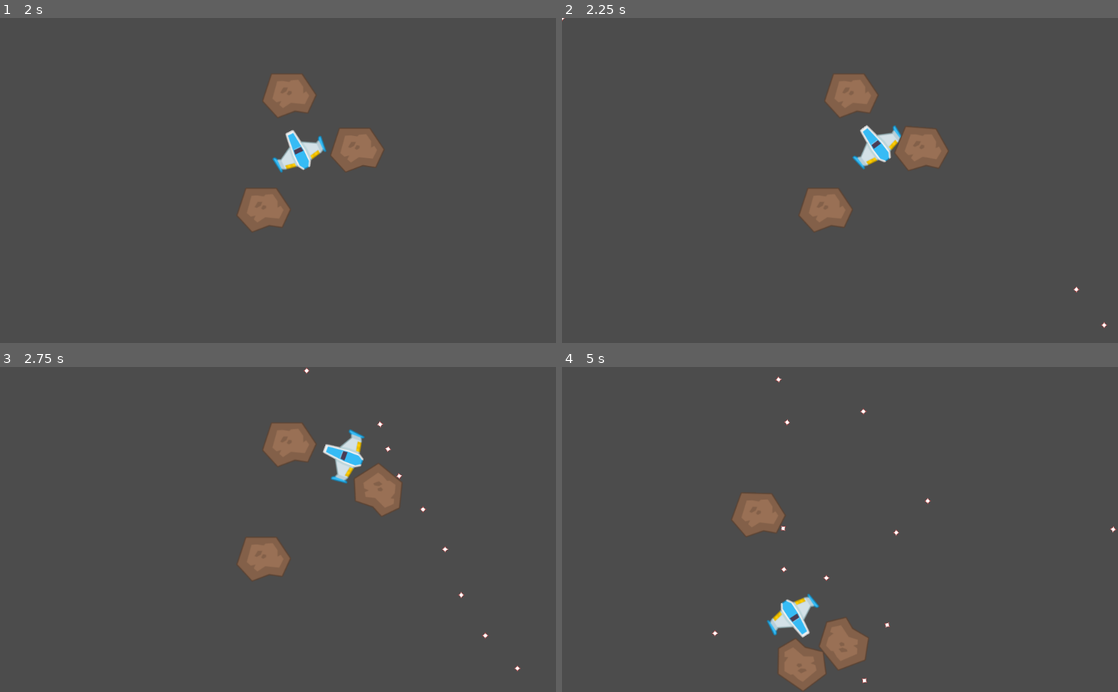
Above: before the commit, frames 1-4 (two rows, left to right).
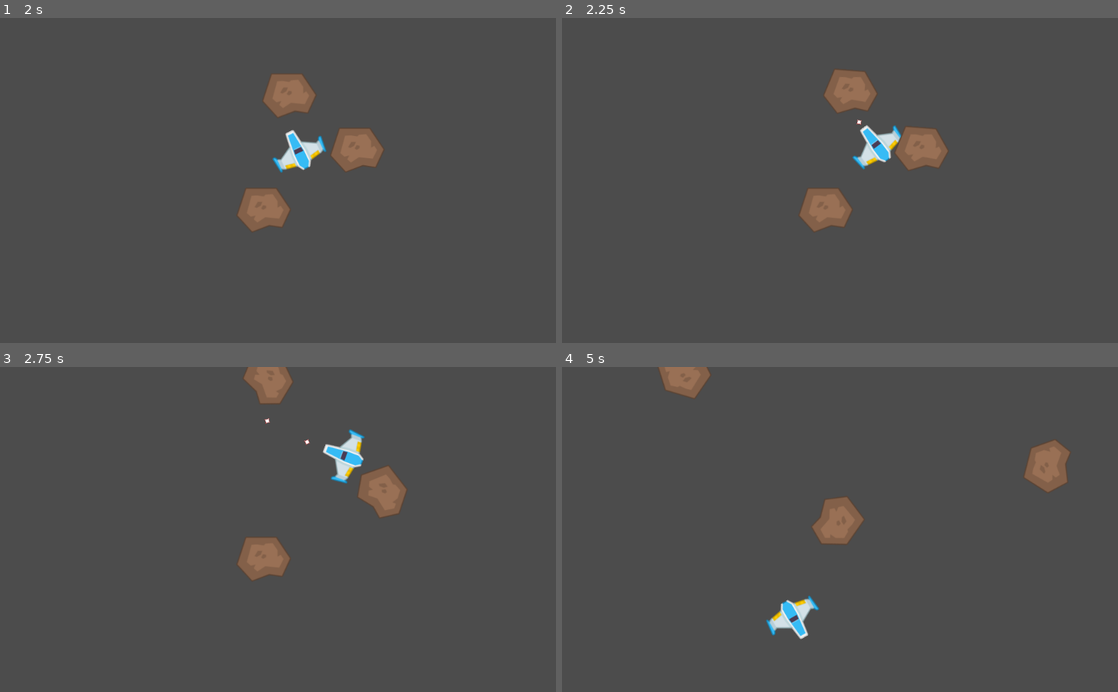
Above: after the commit, the same moments.

Repository: cgrooves/azteroids
Game: Godot game, scene res://src/MainGame.tscn
Same seed, same stepped clock (60 frames per second), same inputs: the game is played once before the commit and once after it.
Inputs:
- Up to frame 1 (2 s): tap Enter at 0.5 s; hold Up (booster_forward) 0.53-1.28 s; hold Left (booster_port) 0.53-1.28 s; tap Right (booster_stbd) at 1.35 s
- Up to frame 2 (2.25 s): hold Up (booster_forward) from 2.03 s (still down); hold Space (fire) from 2.03 s (still down)
- Up to frame 3 (2.75 s): keep holding Up (booster_forward); keep holding Space (fire)
- Up to frame 4 (5 s): release Space (fire) at 2.78 s; tap Left (booster_port) at 2.85 s; release Up (booster_forward) at 3.53 s; hold Right (booster_stbd) 3.53-4.28 s; tap Space (fire) at 4.35 s

Frame 1 is identical in both runs. In frame 2, 0.2% of the frame differs, in the area x 0-99%, y 0-96%; in frame 3, 2.0%; in frame 4, 5.7%, in the area x 17-100%, y 0-100%.

Commit message:
Make PDC vanish after contact
Currently the PDC continues to exist after it collides with anything.
This commit adds collision layers but more importantly sets the proper
attributes for the RigidBody2D for the collision to register.

Diff:
--- a/project.godot
+++ b/project.godot
@@ -47,6 +47,12 @@
  ]
 }
 
+[layer_names]
+
+2d_physics/layer_1="ScreenObjects"
+2d_physics/layer_2="Player"
+2d_physics/layer_3="Enemies"
+
 [physics]
 
 2d/default_gravity=0
--- a/src/Asteroid.tscn
+++ b/src/Asteroid.tscn
@@ -7,6 +7,7 @@
 radius = 44.1678
 
 [node name="Asteroid" type="RigidBody2D"]
+collision_layer = 5
 mass = 20.0
 script = ExtResource( 2 )
 
--- a/src/Character.gd
+++ b/src/Character.gd
@@ -5,6 +5,7 @@
 export (int) var torque_mag
 export (int) var firing_frame_delay
 export (int) var pdc_power
+export (Vector2) var pdc_cannon_pos
 
 onready var pdc = preload("res://src/PDC.tscn")
 
@@ -18,6 +19,8 @@
 # Called when the node enters the scene tree for the first time.
 func _ready():
 	._ready()
+	# position the PDC cannon
+	get_node("PDC_cannon").set_position(pdc_cannon_pos)
 
 # Called every frame. 'delta' is the elapsed time since the previous frame.
 func _process(delta):
@@ -26,10 +29,20 @@
 
 	# handle firing
 	if firing and firing_frames == firing_frame_delay:
+		# instance the PDC
 		var new_pdc = pdc.instance()
+#		pdc.set_
+
+		# move the round to the ship's offset
+
+		# give it an impulse
 		var pdc_impulse = thrust + Vector2(pdc_power, 0).rotated(self.rotation)
 		new_pdc.apply_central_impulse(pdc_impulse)
-		get_parent().add_child(new_pdc)
+
+		# parent the pdc
+		get_node("PDC_cannon").add_child(new_pdc)
+
+		# reset the firing counter
 		firing_frames = 0
 
 func get_input():
--- a/src/Character.tscn
+++ b/src/Character.tscn
@@ -7,6 +7,7 @@
 radius = 35.2996
 
 [node name="Character" type="RigidBody2D"]
+collision_layer = 3
 linear_damp = 50.0
 angular_damp = 30.0
 script = ExtResource( 1 )
@@ -14,6 +15,7 @@
 torque_mag = 1500
 firing_frame_delay = 4
 pdc_power = 1000
+pdc_cannon_pos = Vector2( 50, 0 )
 
 [node name="CollisionShape2D" type="CollisionShape2D" parent="."]
 shape = SubResource( 1 )
@@ -21,3 +23,5 @@
 [node name="Sprite" type="Sprite" parent="."]
 rotation = 1.5708
 texture = ExtResource( 2 )
+
+[node name="PDC_cannon" type="Node2D" parent="."]
--- a/src/PDC.gd
+++ b/src/PDC.gd
@@ -4,17 +4,22 @@
 # Declare member variables here. Examples:
 # var a = 2
 # var b = "text"
+var collided = false
 
 
 # Called when the node enters the scene tree for the first time.
 func _ready():
 	._ready()
+	contact_monitor = true
+	contacts_reported = 1
 
 
 # Called every frame. 'delta' is the elapsed time since the previous frame.
 #func _process(delta):
 #	pass
+#func _physics_process(delta):
+#	if collided:
+#		queue_free()
 
-
-func _on_PDC_body_entered(body):
-	pass
+func _on_body_entered(body):
+	queue_free()
--- a/src/PDC.tscn
+++ b/src/PDC.tscn
@@ -15,4 +15,4 @@
 
 [node name="CollisionShape2D" type="CollisionShape2D" parent="."]
 shape = SubResource( 1 )
-[connection signal="body_entered" from="." to="." method="_on_PDC_body_entered"]
+[connection signal="body_entered" from="." to="." method="_on_body_entered"]
